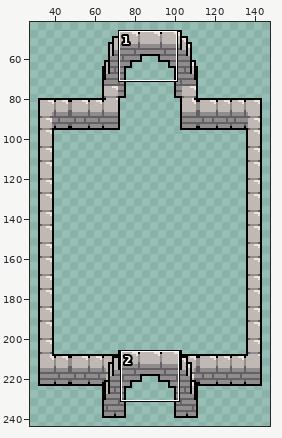
File history of a sprite sheet, src/assets/tiles/walls.png. The picture above shows the old version from afar; the outline marks the close-up.
Close-up. Old version:
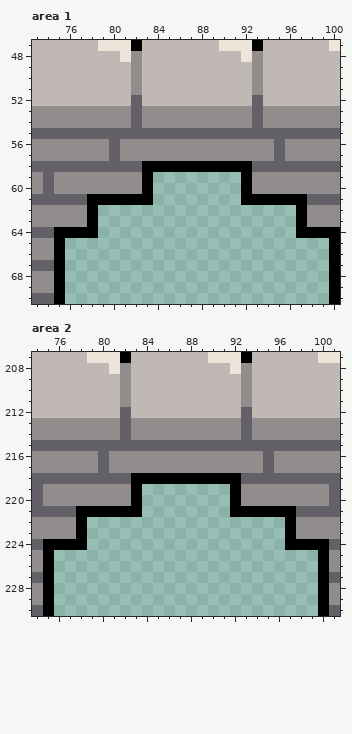
The file is 176x320 pixels. Shown: area 1: x 73..100, y 47..70; area 2: x 74..101, y 207..230. The wide view leaves out empty margins.
After:
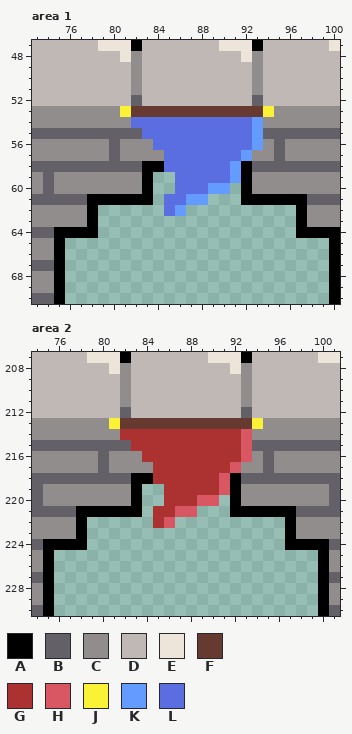
Palette (. is transparent): A #000000  B #636167  C #918d8d  D #bfb8b4  E #ede4da  F #663931  G #ac3232  H #d95763  J #fbf236  K #639bff  L #5b6ee1
From old to new:
{"where": "area 1"}
{"y":53,"x":81,"old":"CBCCCCCCCCCCBC","new":"JFFFFFFFFFFFFJ"}
{"y":54,"x":82,"old":"BCCCCCCCCCCB","new":"LLLLLLLLLLLK"}
{"y":55,"x":83,"old":"BBBBBBBBBBB","new":"LLLLLLLLLLK"}
{"y":56,"x":84,"old":"CCCCCCCCCC","new":"LLLLLLLLLK"}
{"y":57,"x":85,"old":"CCCCCCCC","new":"LLLLLLLK"}
{"y":58,"x":85,"old":"AAAAAAA","new":"LLLLLLK"}
{"y":59,"x":86,"old":"......","new":"LLLLLK"}
{"y":60,"x":86,"old":".....","new":"LLLKK"}
{"y":61,"x":85,"old":"....","new":"LLKK"}
{"y":62,"x":85,"old":"..","new":"LK"}
{"where": "area 2"}
{"y":213,"x":81,"old":"CBCCCCCCCCCCBC","new":"JFFFFFFFFFFFFJ"}
{"y":214,"x":82,"old":"BCCCCCCCCCCB","new":"GGGGGGGGGGGH"}
{"y":215,"x":83,"old":"BBBBBBBBBBB","new":"GGGGGGGGGGH"}
{"y":216,"x":84,"old":"CCCCCCCCCC","new":"GGGGGGGGGH"}
{"y":217,"x":85,"old":"CCCCCCCC","new":"GGGGGGGH"}
{"y":218,"x":85,"old":"AAAAAAA","new":"GGGGGGH"}
{"y":219,"x":86,"old":"......","new":"GGGGGH"}
{"y":220,"x":86,"old":".....","new":"GGGHH"}
{"y":221,"x":85,"old":"....","new":"GGHH"}
{"y":222,"x":85,"old":"..","new":"GH"}
